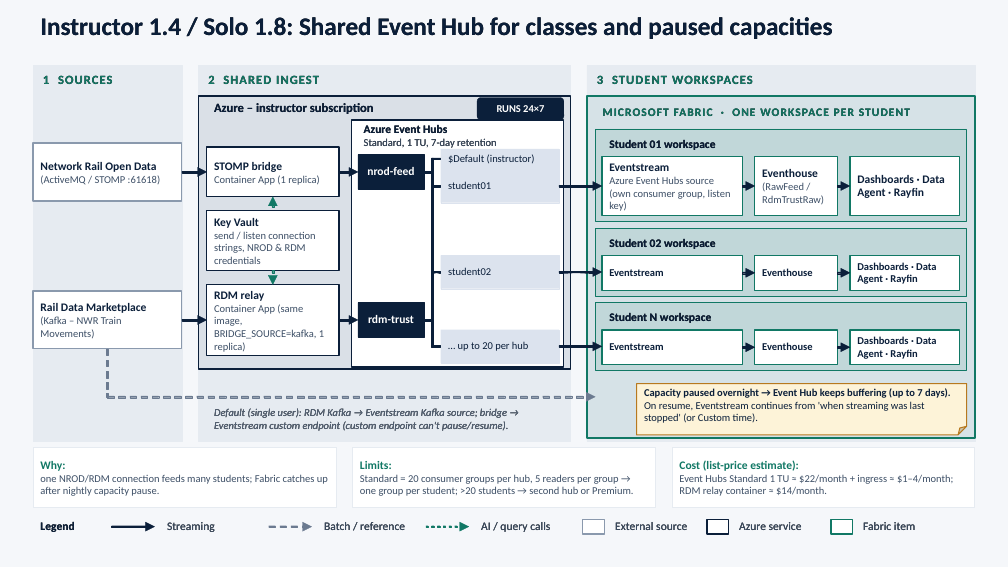
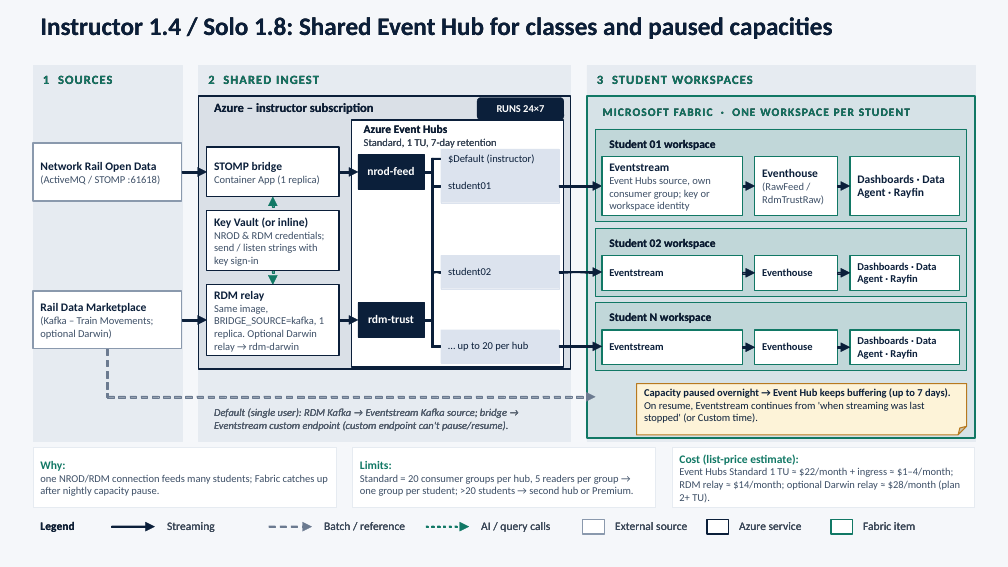
Before and after one commit to ShaneOsborne/Real-Time-Rail-Intelligence-on-Microsoft-Fabric, a slide deck: slide 17 of docs/presentation/Real-Time-Rail-Intelligence-on-Microsoft-Fabric.pptx. Drawn at 1008x567 pixels with LibreOffice and Linux fonts; fonts in the diff are those of the drawing. Boxes give left, top, right and bottom in pixels: in the first picture for what was removed or moved away, otherwise in the second. Text is boxed around its words. In the diff, an @@ line names an element or a change of style, - is before the commit and + after.

```diff
--- a/docs/presentation/Real-Time-Rail-Intelligence-on-Microsoft-Fabric.pptx
+++ b/docs/presentation/Real-Time-Rail-Intelligence-on-Microsoft-Fabric.pptx
@@ text in rectangle at bbox=[609, 177, 710, 211]: text changed @@
-Azure Event Hubs source (own consumer group, listen key)
+Event Hubs source, own consumer group; key or workspace identity
@@ text in rectangle at bbox=[214, 217, 324, 266]: text changed @@
-Key Vault
-send / listen connection strings, NROD & RDM credentials
+Key Vault (or inline)
+NROD & RDM credentials; send / listen strings with key sign-in
@@ text in rectangle at bbox=[40, 316, 154, 339]: text changed @@
-(Kafka – NWR Train Movements)
+(Kafka – Train Movements; optional Darwin)
@@ text in rectangle at bbox=[214, 305, 324, 352]: text changed @@
-Container App (same image, BRIDGE_SOURCE=kafka, 1 replica)
+Same image, BRIDGE_SOURCE=kafka, 1 replica. Optional Darwin relay → rdm-darwin
@@ text in rectangle at bbox=[679, 467, 960, 502]: text changed @@
-Event Hubs Standard 1 TU ≈ $22/month + ingress ≈ $1–4/month; RDM relay container ≈ $14/month.
+Event Hubs Standard 1 TU ≈ $22/month + ingress ≈ $1–4/month; RDM relay ≈ $14/month; optional Darwin relay ≈ $28/month (plan 2+ TU).
```
Also in this commit, not shown: 5 other slides changed, 14 other files.
